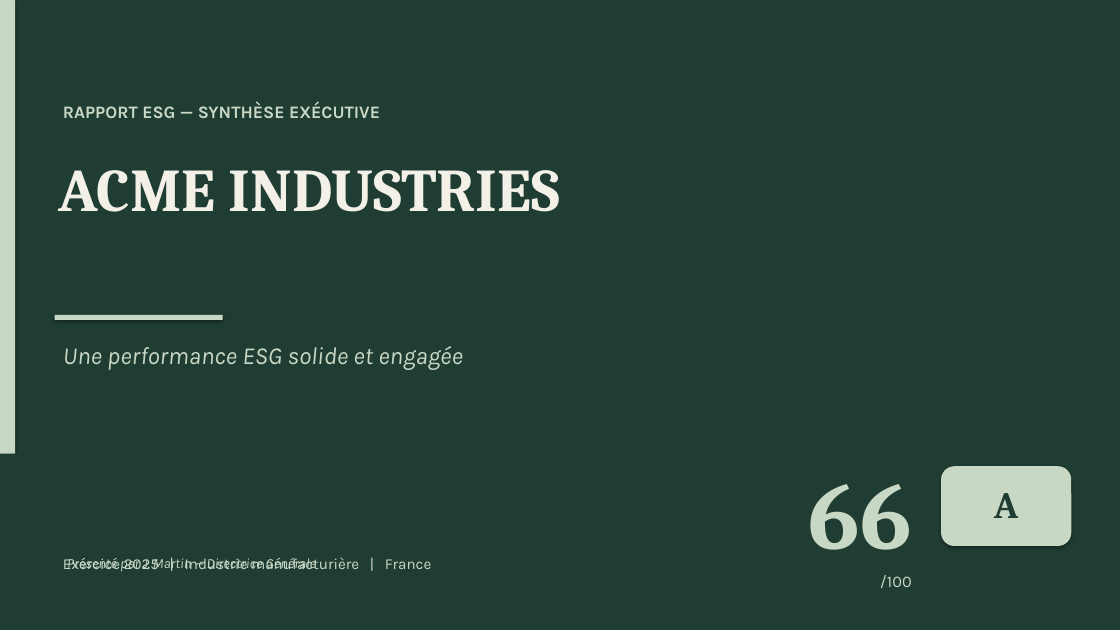
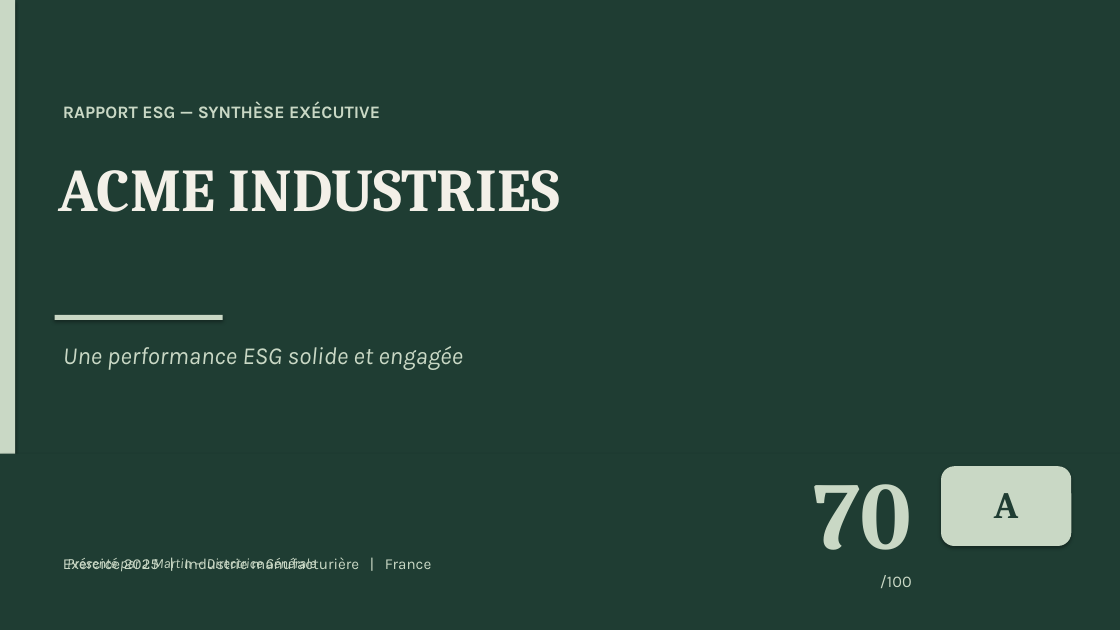
Before and after one commit to mehdiarrais-bot/Ethereal-ESG, a slide deck: slide 1 of examples/Presentation.pptx. Drawn at 1120x630 pixels with LibreOffice and Linux fonts; fonts in the diff are those of the drawing. Boxes give left, top, right and bottom in pixels: in the first picture for what was removed or moved away, otherwise in the second. Text is boxed around its words. In the diff, an @@ line names an element or a change of style, - is before the commit and + after.

```diff
--- a/examples/Presentation.pptx
+++ b/examples/Presentation.pptx
@@ text at [814, 484, 912, 550]: text changed @@
-66
+70
```
Also in this commit, not shown: 7 other slides changed, 32 other files.
